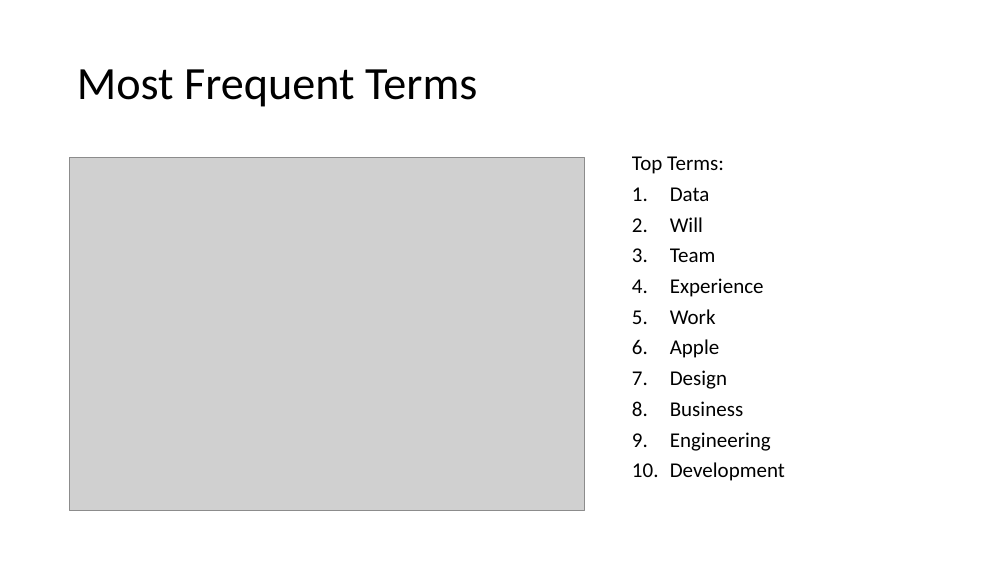
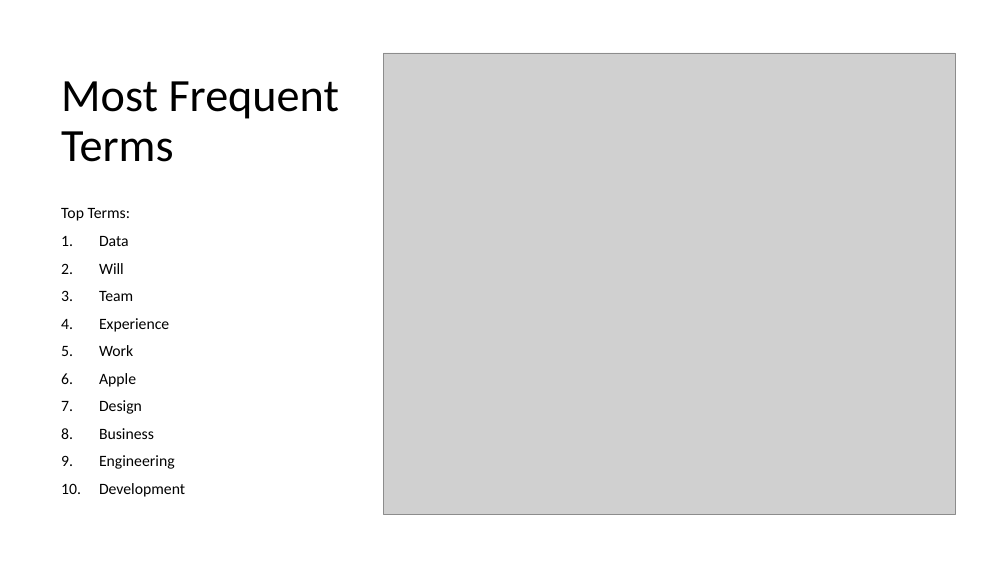
Before and after one commit to adam-sampson/Job_Desc_Text_Analytics, a slide deck: slide 14 of Jobs Analysis.pptx. Drawn at 1008x567 pixels with LibreOffice and Linux fonts; fonts in the diff are those of the drawing; grey boxes stand for pictures. Boxes give left, top, right and bottom in pixels: in the first picture for what was removed or moved away, otherwise in the second. Text is boxed around its words. In the diff, an @@ line names an element or a change of style, - is before the commit and + after.

Commit message:
Updated powerpoint

```diff
--- a/Jobs Analysis.pptx
+++ b/Jobs Analysis.pptx
@@ title "Most Frequent Terms" rewrapped from bbox=[77, 69, 477, 107] to bbox=[61, 81, 339, 162] @@
@@ picture: place and size @@
-picture at bbox=[70, 157, 585, 510]
+picture at bbox=[383, 53, 955, 514]
@@ text "Top Terms:": place and size @@
-text "Top Terms:" at bbox=[632, 156, 785, 481]
+text "Top Terms:" at bbox=[61, 208, 185, 497]
@@ text "Top Terms:" at bbox=[61, 208, 185, 497]: size 20 to 15 pt; line spacing 0.8 to 0.9 @@
```
Also in this commit, not shown: 2 other slides changed, 2 slides added, 2 slides removed.
